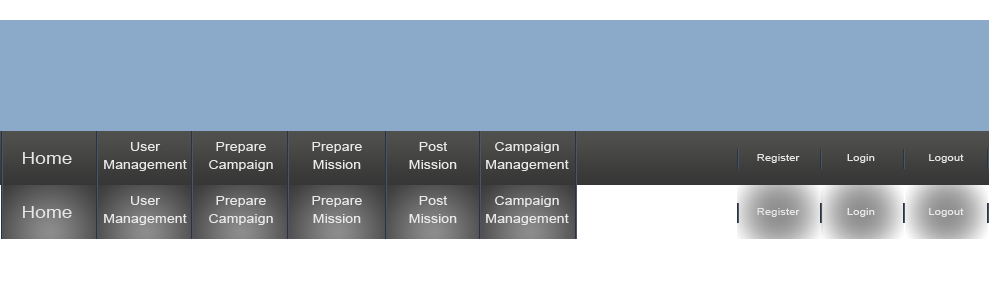
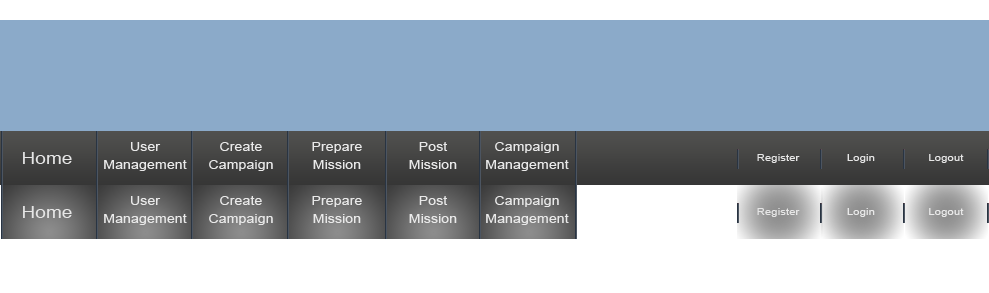
Two versions of the same layered image (989x293). Layer-by-layer changes:
renamed "Prepare Campaign" to "Create Campaign", painted on it over [216, 196, 266, 207]
renamed "Prepare Campaign" to "Create Campaign", painted on it over [216, 142, 266, 153]
